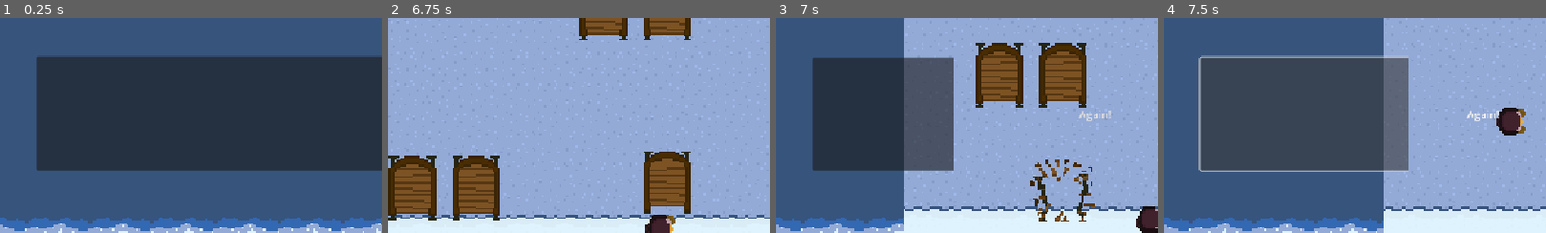
Above: before the commit, frames 1-4 (left to right).
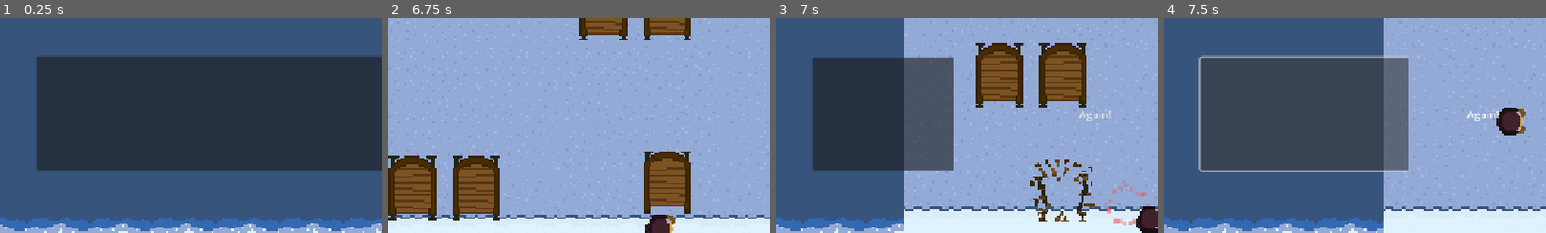
Above: after the commit, the same moments.

Repository: appellatebaton0/siege-9
Game: Godot game, scene res://scenes/main.tscn
Two runs of this game, one before a commit and one after it. Both use one fixed random seed, a clock stepped at 60 frames per second and the inputs below.
Inputs (mouse positions are % of the whole screen's width and height, from its top left):
- Up to frame 1 (0.25 s): no input
- Up to frame 2 (6.75 s): tap Enter at 0.5 s; hold D (Right) 0.53-1.25 s; click (50, 71) at 1.25 s; hold S (Down) 2.03-2.78 s; tap Space at 2.75 s; hold D (Right) 2.78-3.53 s; hold W (Up) 3.53-4.28 s; hold A (Left) 4.28-5.78 s; hold S (Down) 5.78-6.53 s; hold D (Right) from 6.53 s (still down)
- Up to frame 3 (7 s): keep holding D (Right)
- Up to frame 4 (7.5 s): release D (Right) at 7.25 s; click "Again!" at 7.25 s
The pictures show only the part of the screen within x 8-58%, y 49-99%; the shares and areas given below are measured in that part.

Frames 1-2 are identical in both runs. In frame 3, 0.3% of the frame differs, in the area x 86-98%, y 76-97%; in frame 4, nothing differs.
Error before the commit: Invalid access to property or key 'finished' on a base object of type 'null instance'. (res://scripts/health.gd:13)

Commit message:
v0.21 - Health SFX / Particles
Added particles and a sound effect when you pick up health.

Diff:
--- a/scenes/health.tscn
+++ b/scenes/health.tscn
@@ -1,7 +1,8 @@
-[gd_scene load_steps=7 format=3 uid="uid://3tvg472iunaq"]
+[gd_scene load_steps=14 format=3 uid="uid://3tvg472iunaq"]
 
 [ext_resource type="Script" uid="uid://d3dgsww8t3gn0" path="res://scripts/health.gd" id="1_2rad1"]
 [ext_resource type="Texture2D" uid="uid://b1d660qt58e3t" path="res://assets/textures/health.png" id="2_58c75"]
+[ext_resource type="AudioStream" uid="uid://cocnvxify7rgt" path="res://assets/audio/health.wav" id="3_58c75"]
 
 [sub_resource type="CircleShape2D" id="CircleShape2D_but5r"]
 radius = 6.0827627
@@ -28,6 +29,36 @@
 "speed": 2.0
 }]
 
+[sub_resource type="AudioStreamRandomizer" id="AudioStreamRandomizer_but5r"]
+random_pitch = 2.0
+streams_count = 1
+stream_0/stream = ExtResource("3_58c75")
+
+[sub_resource type="Gradient" id="Gradient_58c75"]
+offsets = PackedFloat32Array(0)
+colors = PackedColorArray(0.92156863, 0.33333334, 0.33333334, 0.654902)
+
+[sub_resource type="GradientTexture2D" id="GradientTexture2D_but5r"]
+gradient = SubResource("Gradient_58c75")
+width = 2
+height = 2
+
+[sub_resource type="Curve" id="Curve_r330t"]
+_data = [Vector2(0, 1), 0.0, 0.0, 0, 0, Vector2(1, 0), 0.0, 0.0, 0, 0]
+point_count = 2
+
+[sub_resource type="CurveTexture" id="CurveTexture_hcdjo"]
+curve = SubResource("Curve_r330t")
+
+[sub_resource type="ParticleProcessMaterial" id="ParticleProcessMaterial_p278q"]
+particle_flag_disable_z = true
+emission_shape = 2
+emission_sphere_radius = 3.35
+radial_velocity_min = 24.999977
+radial_velocity_max = 29.999977
+gravity = Vector3(0, 0, 0)
+alpha_curve = SubResource("CurveTexture_hcdjo")
+
 [node name="Health" type="Area2D" groups=["Health"]]
 z_index = -1
 collision_layer = 16
@@ -40,6 +71,20 @@
 [node name="AnimatedSprite2D" type="AnimatedSprite2D" parent="."]
 texture_filter = 1
 sprite_frames = SubResource("SpriteFrames_p278q")
-frame_progress = 0.6770538
+frame_progress = 0.39195558
+
+[node name="AudioStreamPlayer2D" type="AudioStreamPlayer2D" parent="."]
+stream = SubResource("AudioStreamRandomizer_but5r")
+volume_db = 9.0
+
+[node name="GPUParticles2D" type="GPUParticles2D" parent="."]
+emitting = false
+amount = 24
+texture = SubResource("GradientTexture2D_but5r")
+lifetime = 0.5
+one_shot = true
+explosiveness = 0.9
+process_material = SubResource("ParticleProcessMaterial_p278q")
 
 [connection signal="body_entered" from="." to="." method="_on_body_entered"]
+[connection signal="body_entered" from="." to="AudioStreamPlayer2D" method="play"]
Not shown, added: assets/audio/health.wav.import
Not shown, added: assets/audio/health.wav
